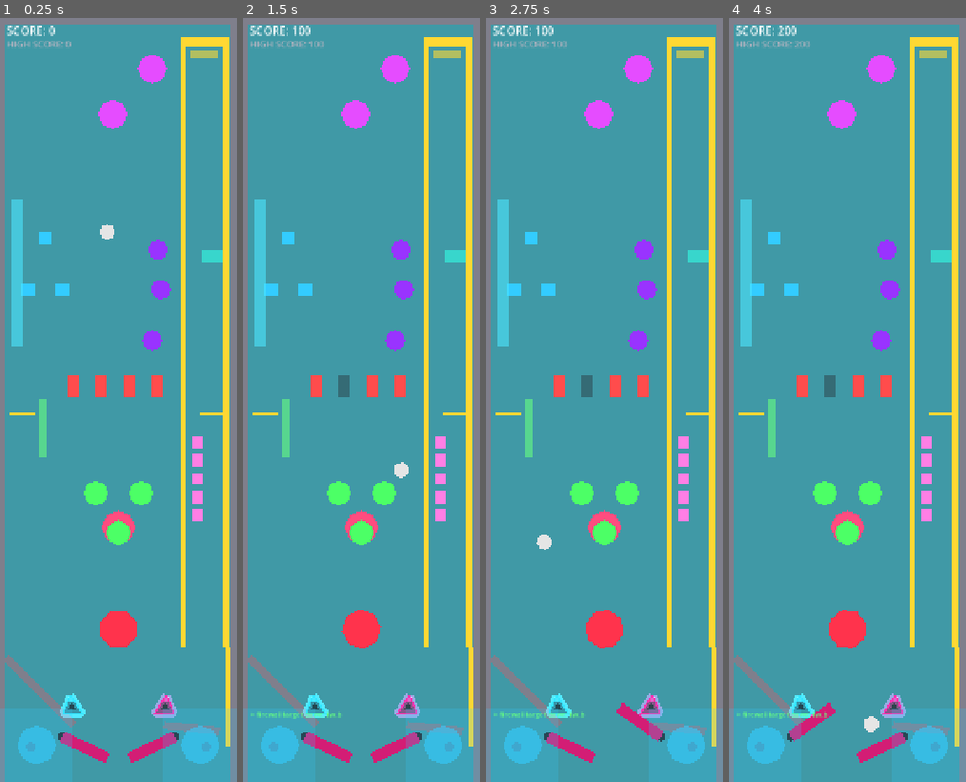
Above: before the commit, frames 1-4 (left to right).
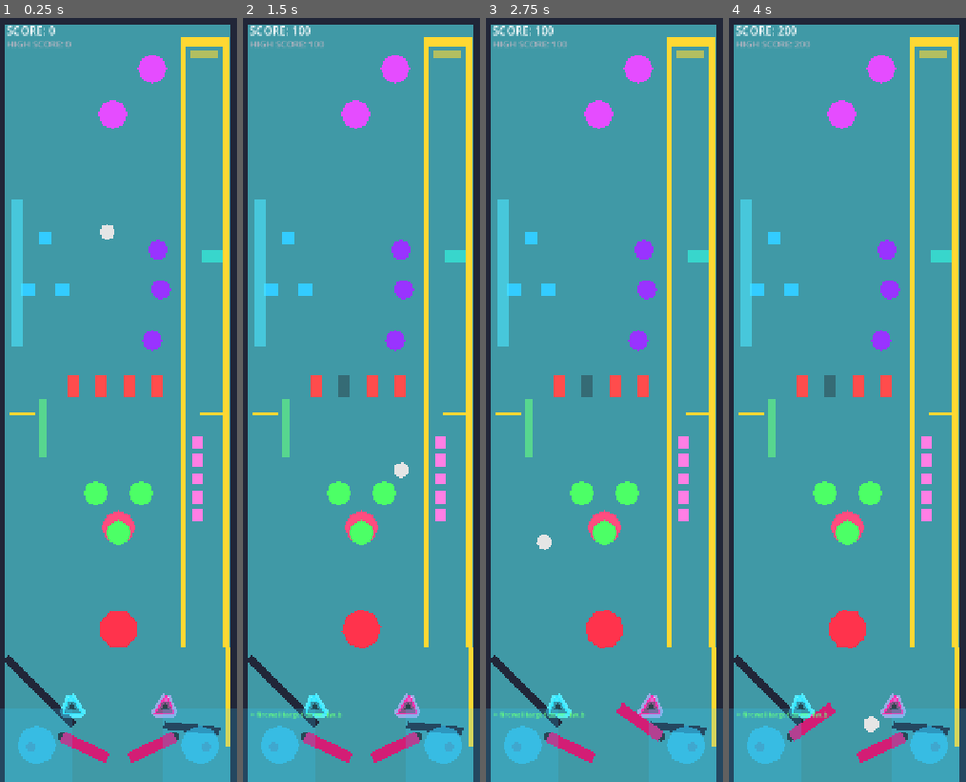
Above: after the commit, the same moments.

Repository: nobody174/pinball-adventure
Game: Godot game, scene res://tables/the_glitch/the_glitch.tscn
The game is run twice, just before and just after one commit, with the same random seed, the same clock (stepped at 60 frames per second) and the same inputs. This scene is started directly instead of the project's main scene.
Inputs (mouse positions are in pixels of both pictures, inside the frame that each line leads up to):
- Up to frame 1 (0.25 s): no input
- Up to frame 2 (1.5 s): tap Enter at 0.5 s; move the mouse to (413, 361) at 0.52 s; hold Right (flip_right) 0.53-1.25 s; tap Up (launch_ball) at 0.6 s; click (413, 361) at 0.67 s; drag from (314, 438) to (361, 529) at 1.27 s
- Up to frame 3 (2.75 s): tap Space (nudge) at 2 s; move the mouse to (628, 231) at 2.02 s; hold Right (flip_right) from 2.03 s (still down); hold Shift from 2.03 s (still down)
- Up to frame 4 (4 s): release Right (flip_right) at 2.75 s; release Shift at 2.75 s; drag from (835, 552) to (757, 293) at 2.77 s; tap Enter at 3.5 s; move the mouse to (918, 514) at 3.52 s; hold Left (flip_left) from 3.53 s (still down); tap Ctrl at 3.6 s

The runs differ from the first frame. In frame 1, 6.3% of the frame differs, in the area x 0-100%, y 0-100%; in frame 2, 6.3%; in frame 3, 6.3%; in frame 4, 6.3%.

Commit message:
feat(the_glitch): recolor walls/guides to match the neon palette
Flat mid-gray (0.5,0.5,0.55) walls/guides read as generic placeholder
blocks against the new background. Recolored to a dark blue-black
(0.13,0.15,0.22) that reads as "server rack hardware" against the
grid background instead.

Done as per-instance property overrides in the_glitch.tscn (parent
path pointing into the PhysicsPrototype instance), not by editing
core/physics/physics_prototype.tscn directly -- that file is the
shared §10a base every future table instances, and per CLAUDE.md's
architecture rule, table-specific theming has no business living in
core/. Verified via a temporary headless probe (removed after use)
that this actually overrides the existing sprites rather than
silently creating duplicate nodes -- 6 Boundary children and 4 Guides
children, exactly as expected, both with the new color applied.

66/66 tests passing.

Diff:
--- a/tables/the_glitch/the_glitch.tscn
+++ b/tables/the_glitch/the_glitch.tscn
@@ -81,6 +81,21 @@
 uv = PackedVector2Array(0, 0, 1, 0, 1, 1, 0, 1)
 
 [node name="PhysicsPrototype" parent="." index="3" unique_id=1217632911 instance=ExtResource("2_physics")]
+
+[node name="LeftWallSprite" parent="PhysicsPrototype/Boundary" index="1"]
+color = Color(0.13, 0.15, 0.22, 1)
+
+[node name="RightWallSprite" parent="PhysicsPrototype/Boundary" index="3"]
+color = Color(0.13, 0.15, 0.22, 1)
+
+[node name="TopWallSprite" parent="PhysicsPrototype/Boundary" index="5"]
+color = Color(0.13, 0.15, 0.22, 1)
+
+[node name="LeftGuideSprite" parent="PhysicsPrototype/Guides" index="1"]
+color = Color(0.13, 0.15, 0.22, 1)
+
+[node name="RightGuideSprite" parent="PhysicsPrototype/Guides" index="1"]
+color = Color(0.13, 0.15, 0.22, 1)
 
 [node name="ShaderNodeTargets" type="Node2D" parent="." index="4" unique_id=1436813506]
 
